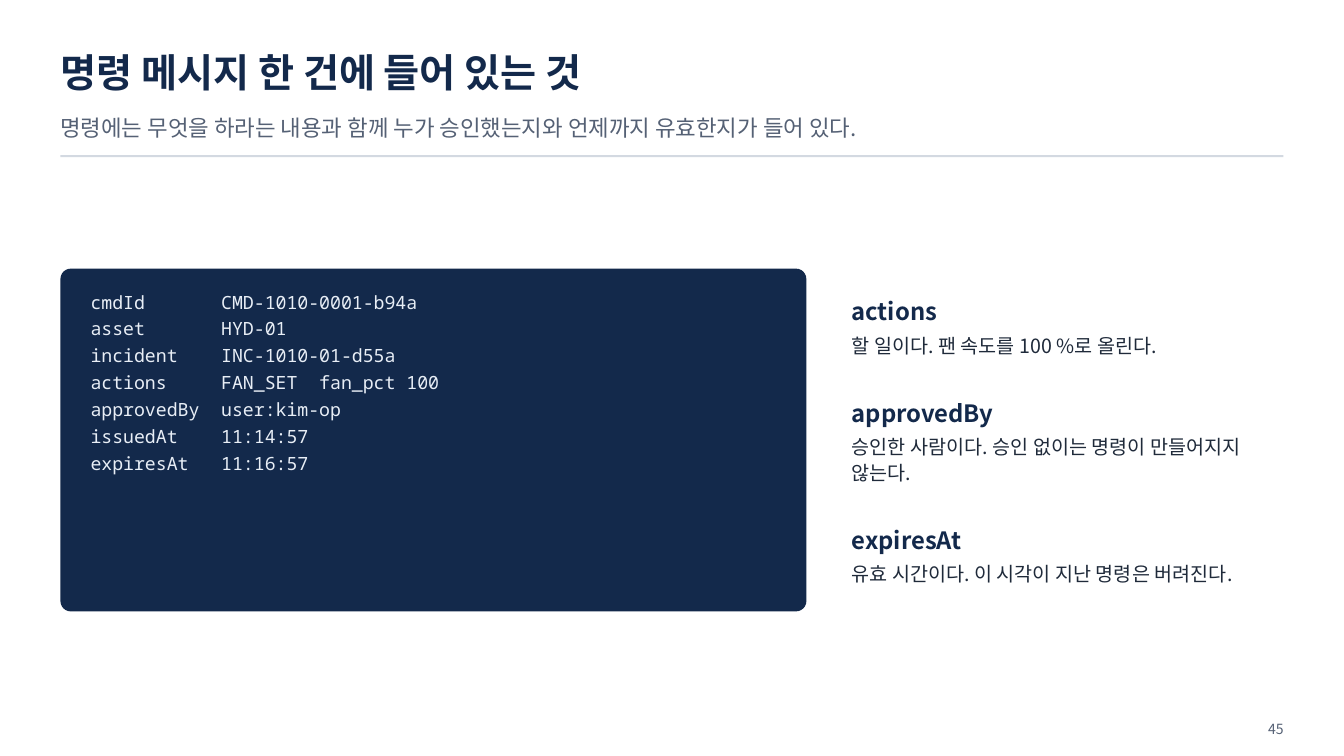
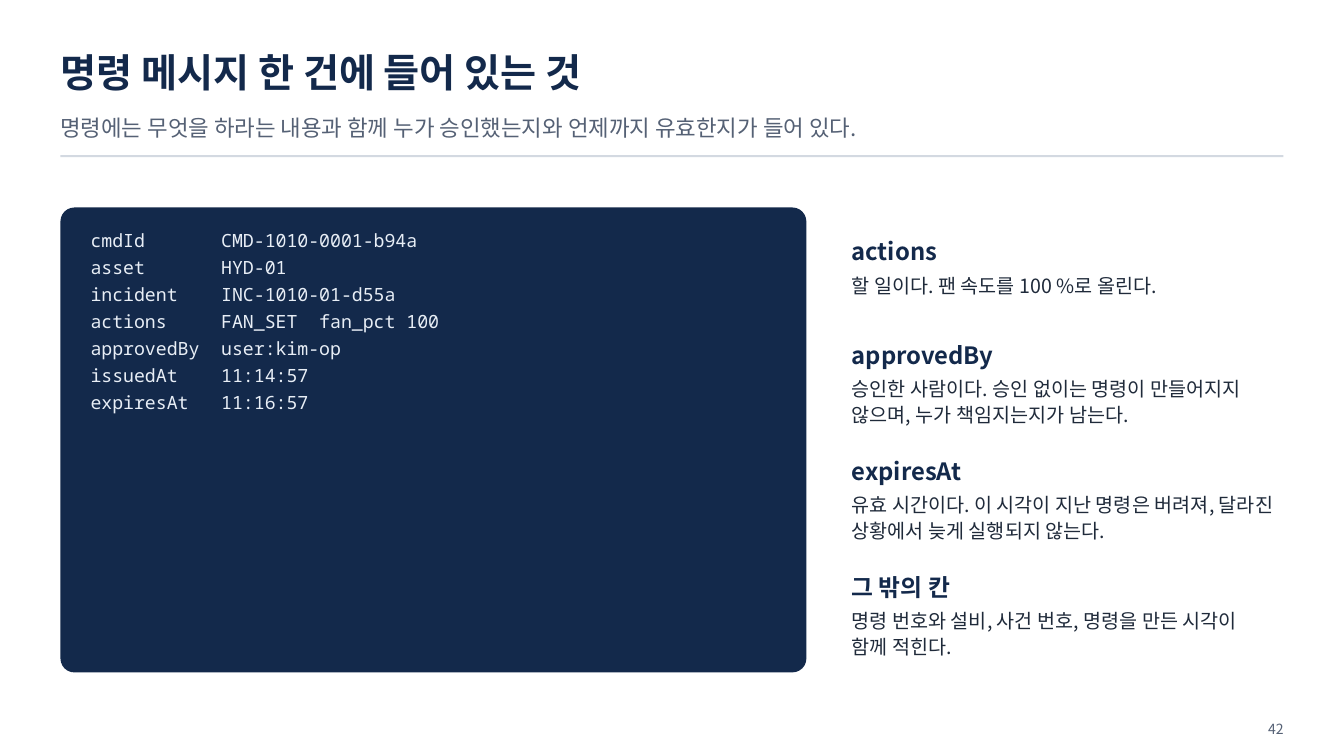
Before and after one commit to uengine-oss/hyd-iot-edu, a slide deck: slide 42 of course/slides/integrated/통합반_01일차.pptx (slide 45 before the commit). Drawn at 1344x756 pixels with LibreOffice and Linux fonts; fonts in the diff are those of the drawing. Boxes give left, top, right and bottom in pixels: in the first picture for what was removed or moved away, otherwise in the second. Text is boxed around its words. In the diff, an @@ line names an element or a change of style, - is before the commit and + after.

```diff
--- a/course/slides/integrated/통합반_01일차.pptx
+++ b/course/slides/integrated/통합반_01일차.pptx
@@ rounded rectangle: place and size @@
-rounded rectangle at (60, 268, 807, 611)
+rounded rectangle at (60, 208, 807, 673)
@@ text "actions": place and size @@
-text "actions" at (852, 300, 1157, 355)
+text "actions" at (852, 240, 1157, 295)
@@ text "cmdId CMD-1010-0001-b94a": place and size @@
-text "cmdId CMD-1010-0001-b94a" at (91, 295, 439, 470)
+text "cmdId CMD-1010-0001-b94a" at (91, 233, 439, 409)
@@ text "approvedBy": place and size @@
-text "approvedBy" at (852, 403, 1240, 482)
+text "approvedBy" at (852, 345, 1240, 426)
@@ text at (852, 379, 1240, 426): text changed @@
-승인한 사람이다. 승인 없이는 명령이 만들어지지 않는다.
+승인한 사람이다. 승인 없이는 명령이 만들어지지 않으며, 누가 책임지는지가 남는다.
@@ text "expiresAt": place and size @@
-text "expiresAt" at (852, 529, 1232, 583)
+text "expiresAt" at (852, 460, 1273, 540)
@@ text at (852, 495, 1273, 540): text changed @@
-유효 시간이다. 이 시각이 지난 명령은 버려진다.
+유효 시간이다. 이 시각이 지난 명령은 버려져, 달라진 상황에서 늦게 실행되지 않는다.
@@ text added at (852, 576, 1237, 656), 14 pt, text #1F2A3A @@
+그 밖의 칸
+명령 번호와 설비, 사건 번호, 명령을 만든 시각이 함께 적힌다.
@@ text at (1268, 723, 1284, 734): text changed @@
-45
+42
```
Also in this commit, not shown: 70 other slides changed, 2 slides added, 5 slides removed, 9 other files.
